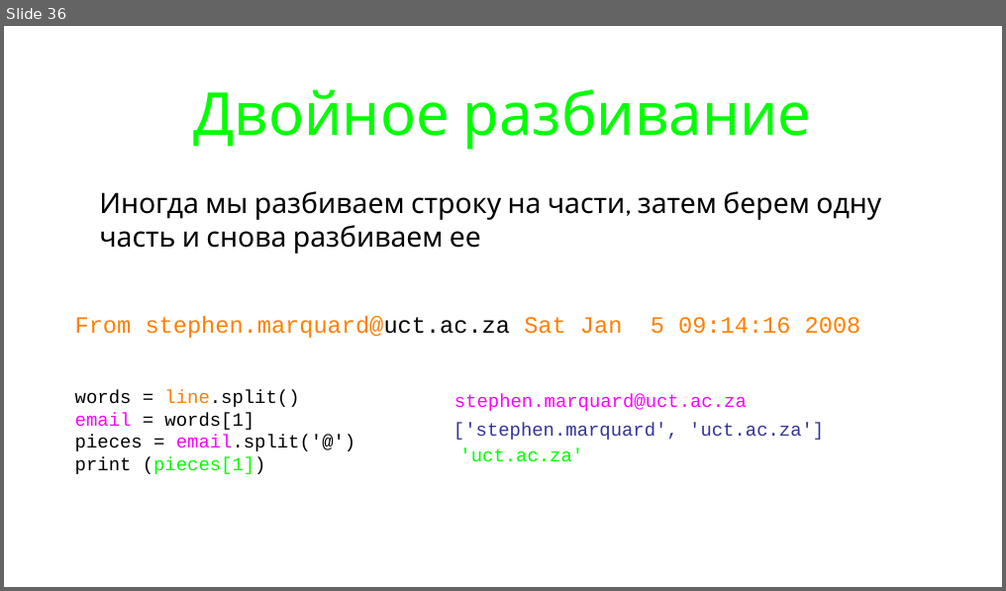
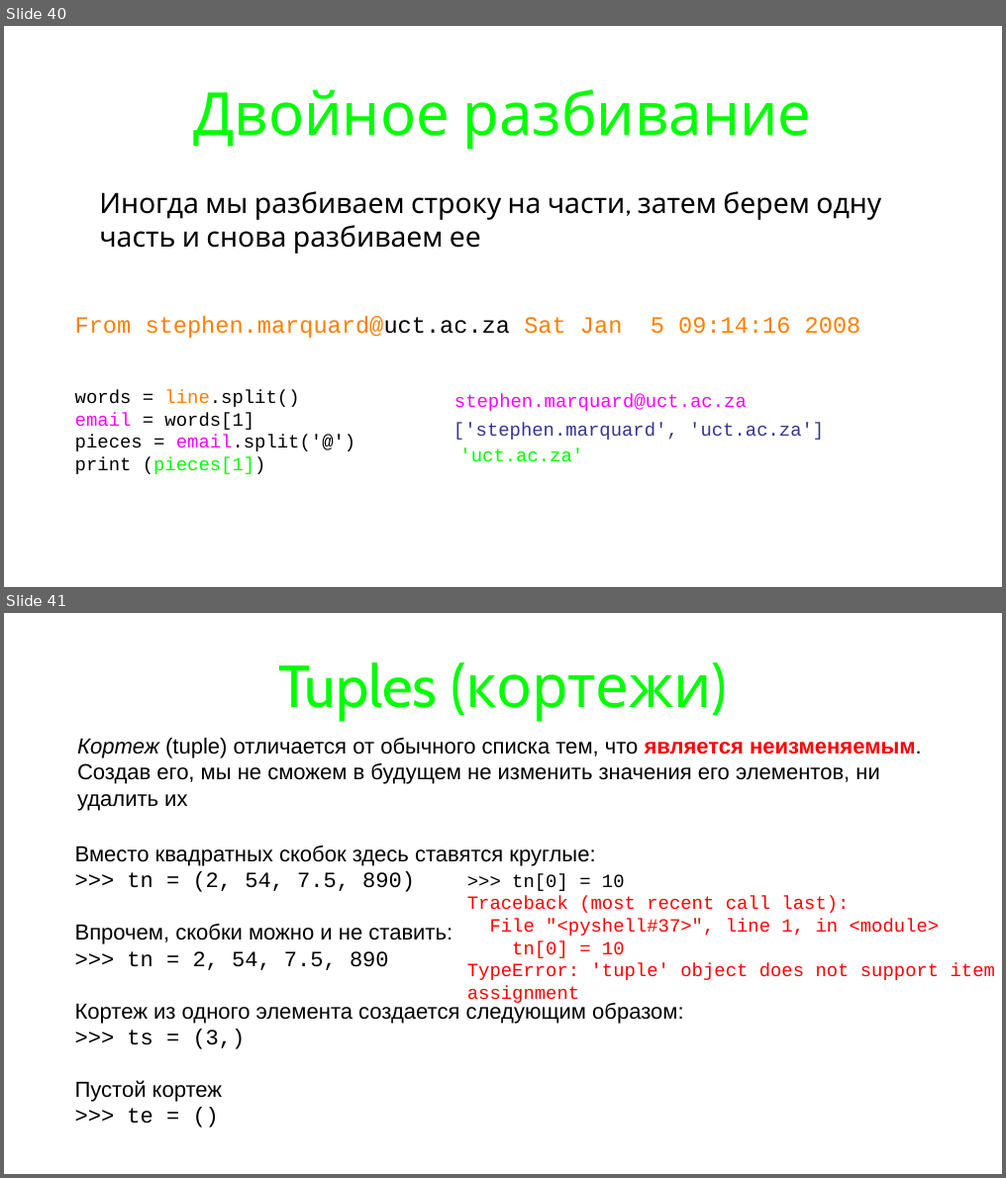
Before and after one commit to maxchv/LearnPython, a slide deck: week02/05.Lists.pptx. Shown one above the other, each under a label of ours: slide 36 before the commit, slides 40 and 41 after it. The pictures are 1006x591 and 1006x1178 pixels, drawn with LibreOffice and Linux fonts; fonts in the diff are those of the drawing. Boxes give left, top, right and bottom in pixels: in the first picture for what was removed or moved away, otherwise in the second. Text is boxed around its words. In the diff, an @@ line names an element or a change of style, - is before the commit and + after.

```diff
--- a/week02/05.Lists.pptx
+++ b/week02/05.Lists.pptx
@@ slide 41 added at box(4, 613, 1002, 1174), background #FFFFFF @@
@@ title added at box(278, 663, 712, 722), 76 pt, text #00FF00 @@
+Tuples (кортежи)
@@ text added at box(77, 738, 922, 811), 28 pt, text #000000 @@
+• Кортеж (tuple) отличается от обычного списка тем, что является неизменяемым. Создав его, мы не сможем в будущем не изменить значения его элементов, ни удалить их
@@ text added at box(75, 846, 683, 1124), 28 pt, text #000000 @@
+Вместо квадратных скобок здесь ставятся круглые:
+>>> tn = (2, 54, 7.5, 890)
+Впрочем, скобки можно и не ставить:
+>>> tn = 2, 54, 7.5, 890
+Кортеж из одного элемента создается следующим образом:
+>>> ts = (3,)
+Пустой кортеж
+>>> te = ()
@@ text added at box(467, 873, 995, 1003), 24 pt, text #FF0000 @@
+>>> tn[0] = 10
+Traceback (most recent call last):
+File "<pyshell#37>", line 1, in <module>
+tn[0] = 10
+TypeError: 'tuple' object does not support item assignment
@@ what was slide 36 is now slide 40 @@
```
Also in this commit, not shown: 5 slides changed, 6 other slides added, 1 other file.
